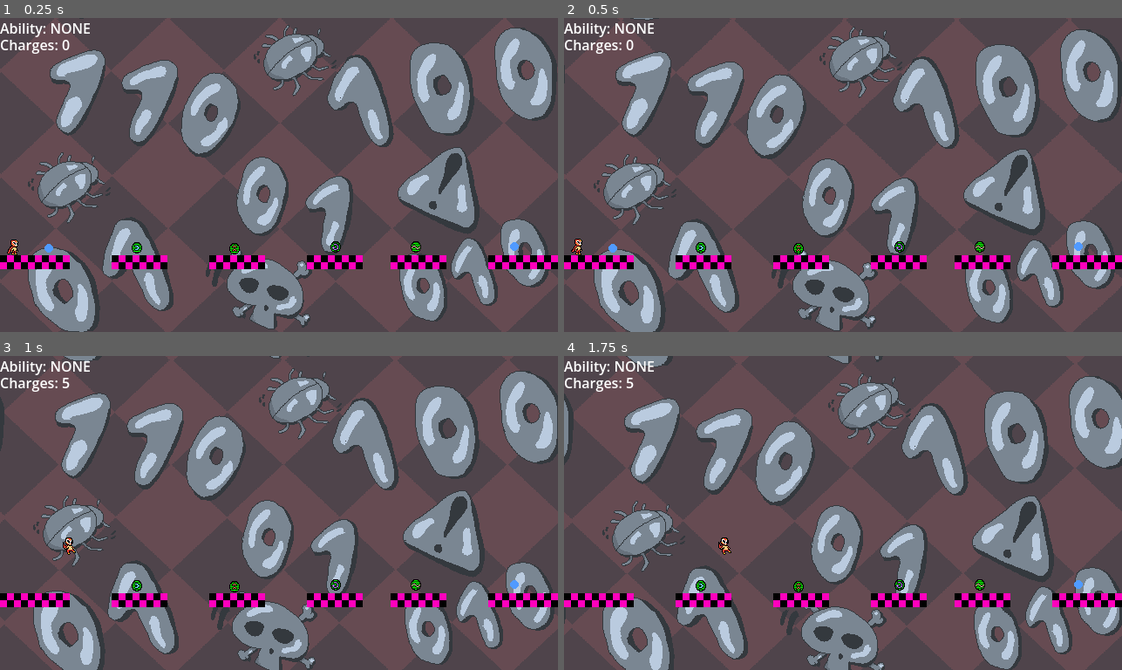
Above: before the commit, frames 1-4 (two rows, left to right).
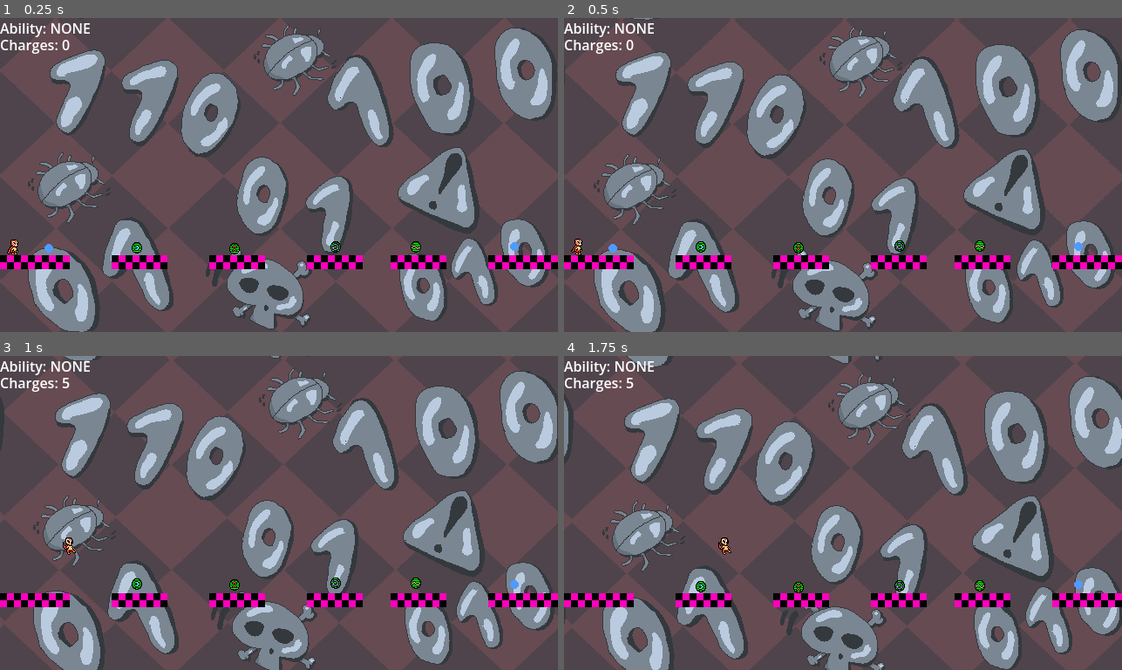
Above: after the commit, the same moments.

Repository: Lucas-Smelley/nothing-stays-fixed
Game: Godot game, scene res://scenes/world.tscn
Same seed, same stepped clock (60 frames per second), same inputs: the game is played once before the commit and once after it.
Inputs:
- Up to frame 1 (0.25 s): no input
- Up to frame 2 (0.5 s): no input
- Up to frame 3 (1 s): hold D (move_right) from 0.53 s (still down); tap E (interact) at 0.6 s; tap W (jump) at 0.77 s
- Up to frame 4 (1.75 s): keep holding D (move_right); tap C (set_checkpoint) at 1.35 s; tap W (jump) at 1.52 s

Frame 1 is identical in both runs. In frame 2, 0.2% of the frame differs, in the area x 23-76%, y 70-76%; in frame 3, 0.2%; in frame 4, 0.2%.

Commit message:
icon movement

Diff:
--- a/scenes/interactables/dash_pickup.tscn
+++ b/scenes/interactables/dash_pickup.tscn
@@ -2,6 +2,7 @@
 
 [ext_resource type="Script" uid="uid://dtn66bhb644hd" path="res://scripts/pickups/dash_pickup.gd" id="1_r3eb4"]
 [ext_resource type="Texture2D" uid="uid://bf4p0xgt4g5ye" path="res://assets/art/icons/icons-spritesheet.png" id="2_nofom"]
+[ext_resource type="Script" uid="uid://bb6o20g635tu6" path="res://scripts/pickups/icon_movement.gd" id="3_ik813"]
 
 [sub_resource type="AtlasTexture" id="AtlasTexture_ik813"]
 atlas = ExtResource("2_nofom")
@@ -36,6 +37,7 @@
 scale = Vector2(0.99999994, 1)
 sprite_frames = SubResource("SpriteFrames_j6i8w")
 autoplay = "default"
+script = ExtResource("3_ik813")
 
 [node name="CollisionShape2D" type="CollisionShape2D" parent="." unique_id=1017515982]
 shape = SubResource("CircleShape2D_7be2w")
--- a/scenes/interactables/double_jump_pickup.tscn
+++ b/scenes/interactables/double_jump_pickup.tscn
@@ -2,6 +2,7 @@
 
 [ext_resource type="Script" uid="uid://2mel14ewhoei" path="res://scripts/pickups/double_jump_pickup.gd" id="1_1yg6x"]
 [ext_resource type="Texture2D" uid="uid://bf4p0xgt4g5ye" path="res://assets/art/icons/icons-spritesheet.png" id="2_ic1gw"]
+[ext_resource type="Script" uid="uid://bb6o20g635tu6" path="res://scripts/pickups/icon_movement.gd" id="3_0exdk"]
 
 [sub_resource type="AtlasTexture" id="AtlasTexture_0exdk"]
 atlas = ExtResource("2_ic1gw")
@@ -36,6 +37,7 @@
 sprite_frames = SubResource("SpriteFrames_eac80")
 autoplay = "default"
 frame_progress = 0.085526206
+script = ExtResource("3_0exdk")
 
 [node name="CollisionShape2D" type="CollisionShape2D" parent="." unique_id=1017515982]
 shape = SubResource("CircleShape2D_7be2w")
--- a/scenes/interactables/invert_gravity_pickup.tscn
+++ b/scenes/interactables/invert_gravity_pickup.tscn
@@ -2,6 +2,7 @@
 
 [ext_resource type="Script" uid="uid://d4d25ycu5ldth" path="res://scripts/pickups/invert_gravity_pickup.gd" id="1_x660i"]
 [ext_resource type="Texture2D" uid="uid://bf4p0xgt4g5ye" path="res://assets/art/icons/icons-spritesheet.png" id="2_rq61n"]
+[ext_resource type="Script" uid="uid://bb6o20g635tu6" path="res://scripts/pickups/icon_movement.gd" id="3_ko752"]
 
 [sub_resource type="AtlasTexture" id="AtlasTexture_ko752"]
 atlas = ExtResource("2_rq61n")
@@ -36,6 +37,7 @@
 scale = Vector2(1, 1.0000001)
 sprite_frames = SubResource("SpriteFrames_6hq62")
 autoplay = "default"
+script = ExtResource("3_ko752")
 
 [node name="CollisionShape2D" type="CollisionShape2D" parent="." unique_id=1017515982]
 shape = SubResource("CircleShape2D_7be2w")
--- a/scenes/interactables/phase_pickup.tscn
+++ b/scenes/interactables/phase_pickup.tscn
@@ -2,6 +2,7 @@
 
 [ext_resource type="Script" uid="uid://2wfig4wiyru5" path="res://scripts/pickups/phase_pickup.gd" id="1_ol276"]
 [ext_resource type="Texture2D" uid="uid://bf4p0xgt4g5ye" path="res://assets/art/icons/icons-spritesheet.png" id="2_oq3r2"]
+[ext_resource type="Script" uid="uid://bb6o20g635tu6" path="res://scripts/pickups/icon_movement.gd" id="3_coch4"]
 
 [sub_resource type="AtlasTexture" id="AtlasTexture_coch4"]
 atlas = ExtResource("2_oq3r2")
@@ -35,6 +36,7 @@
 [node name="AnimatedSprite2D" type="AnimatedSprite2D" parent="." unique_id=1136612365]
 sprite_frames = SubResource("SpriteFrames_o7g8h")
 autoplay = "default"
+script = ExtResource("3_coch4")
 
 [node name="CollisionShape2D" type="CollisionShape2D" parent="." unique_id=1017515982]
 shape = SubResource("CircleShape2D_7be2w")
--- a/scripts/pickups/double_jump_pickup.gd
+++ b/scripts/pickups/double_jump_pickup.gd
@@ -1,4 +1,6 @@
 extends Area2D
+
+
 
 func interact(player: Player) -> void:
 	player.switch_ability(Player.Ability.DOUBLE_JUMP)
--- /dev/null
+++ b/scripts/pickups/icon_movement.gd
@@ -0,0 +1,20 @@
+extends AnimatedSprite2D
+
+@export var float_distance := 2.0
+@export var float_speed := 1.0
+
+var _start_y := 0.0
+
+func _ready():
+	_start_y = position.y
+	_start_float()
+
+func _start_float():
+	var tween = create_tween()
+	tween.set_loops() # infinite loop
+
+	tween.tween_property(self, "position:y", _start_y - float_distance, float_speed)\
+		.set_trans(Tween.TRANS_SINE).set_ease(Tween.EASE_IN_OUT)
+
+	tween.tween_property(self, "position:y", _start_y + float_distance, float_speed)\
+		.set_trans(Tween.TRANS_SINE).set_ease(Tween.EASE_IN_OUT)
Not shown, added: scripts/pickups/icon_movement.gd.uid
